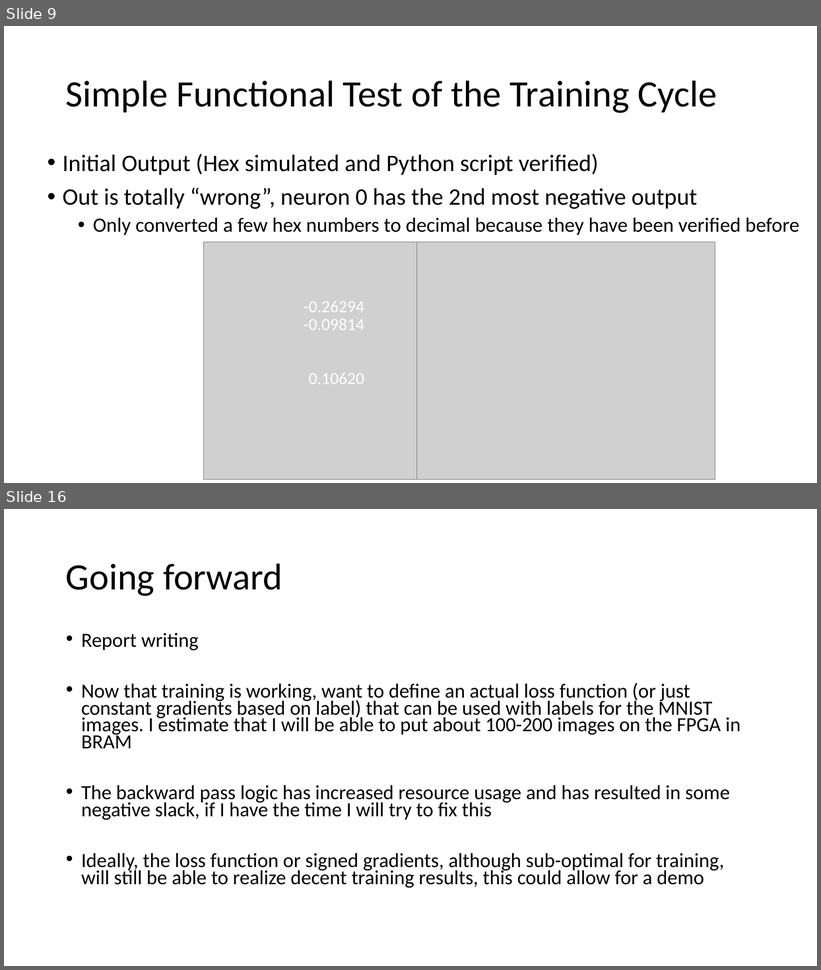
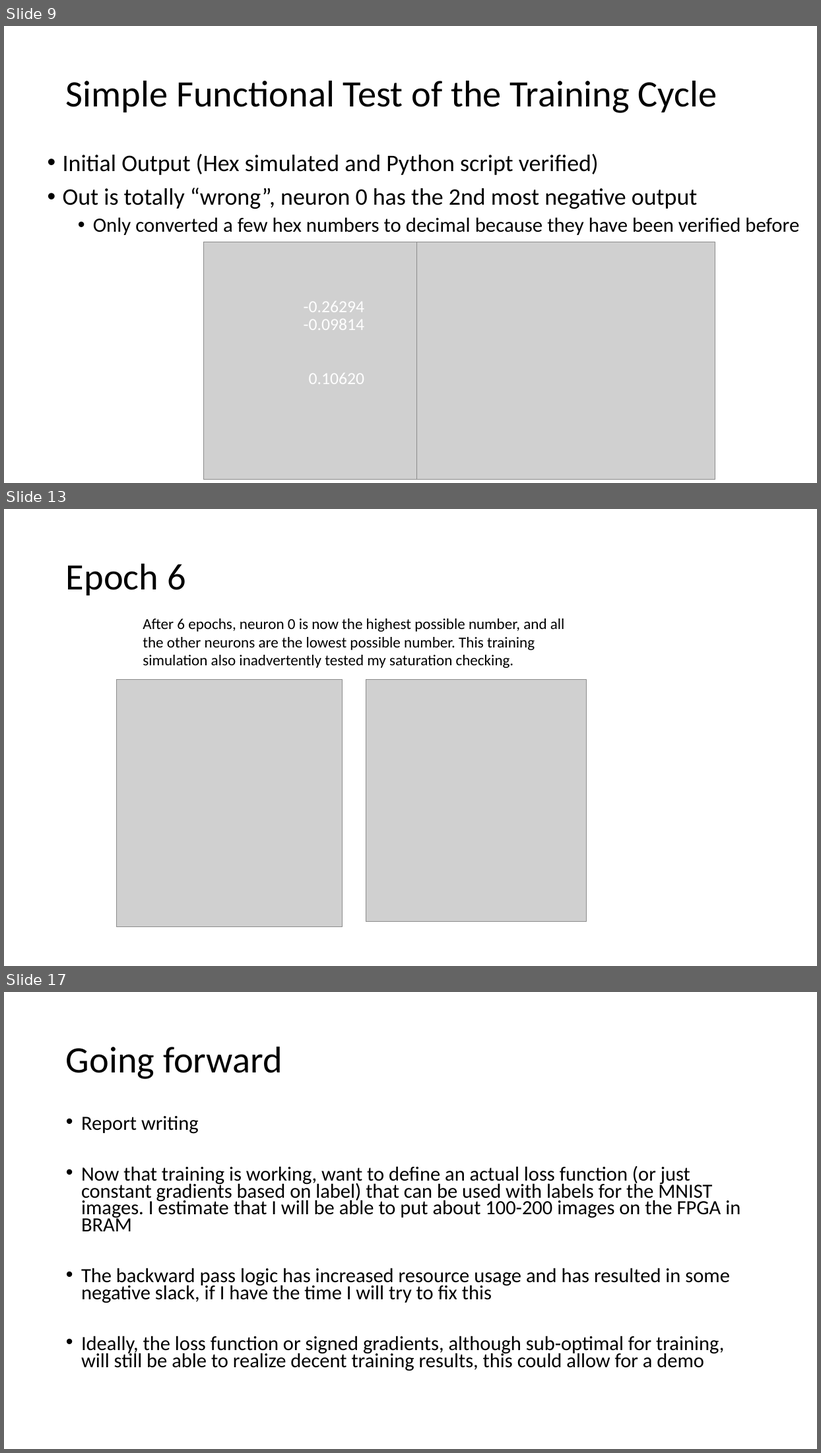
Before and after one commit to erikgroving/NeuralNetworkHardwareAccelerator, a slide deck: WeeklyPresentations/update11_06_03.pptx. Shown one above the other, each under a label of ours: slides 9 and 16 before the commit, slides 9, 13 and 17 after it; the slides between them are not shown. The pictures are 821x970 and 821x1453 pixels, drawn with LibreOffice and Linux fonts; fonts in the diff are those of the drawing; grey boxes stand for pictures. Boxes give left, top, right and bottom in pixels: in the first picture for what was removed or moved away, otherwise in the second. Text is boxed around its words. In the diff, an @@ line names an element or a change of style, - is before the commit and + after.

```diff
--- a/WeeklyPresentations/update11_06_03.pptx
+++ b/WeeklyPresentations/update11_06_03.pptx
@@ slide 13 added at bbox=[4, 509, 817, 966], background #FFFFFF @@
@@ title added at bbox=[66, 563, 186, 595], 44 pt, text #000000 @@
+Epoch 6
@@ text added at bbox=[143, 619, 565, 668], 18 pt, text #000000 @@
+After 6 epochs, neuron 0 is now the highest possible number, and all the other neurons are the lowest possible number. This training simulation also inadvertently tested my saturation checking.
@@ picture added at bbox=[117, 680, 343, 927] @@
@@ picture added at bbox=[366, 680, 587, 922] @@
@@ what was slide 16 is now slide 17 @@
```
Also in this commit, not shown: 6 slides changed, 1 other slide added, 1 slide removed, 5 other files.
